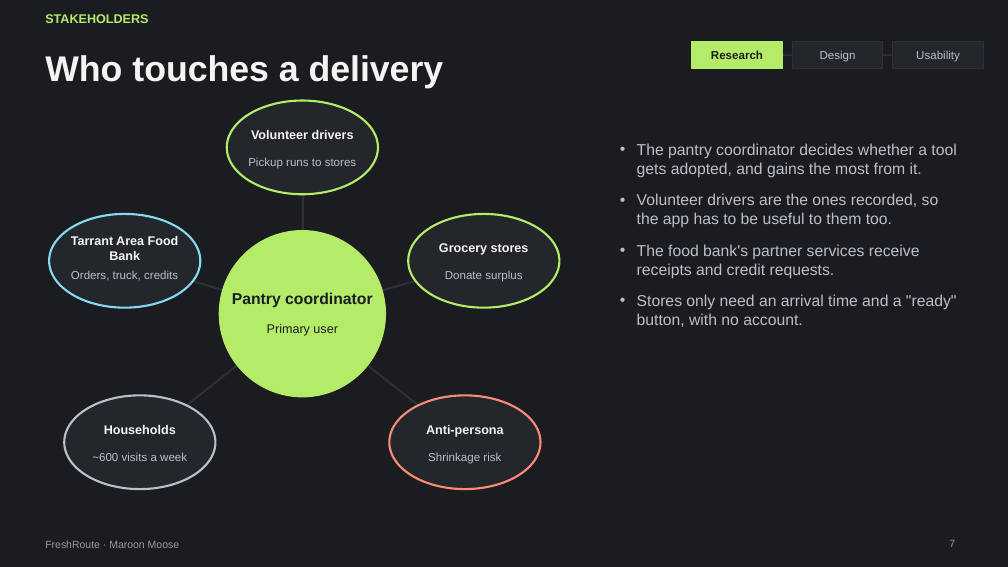
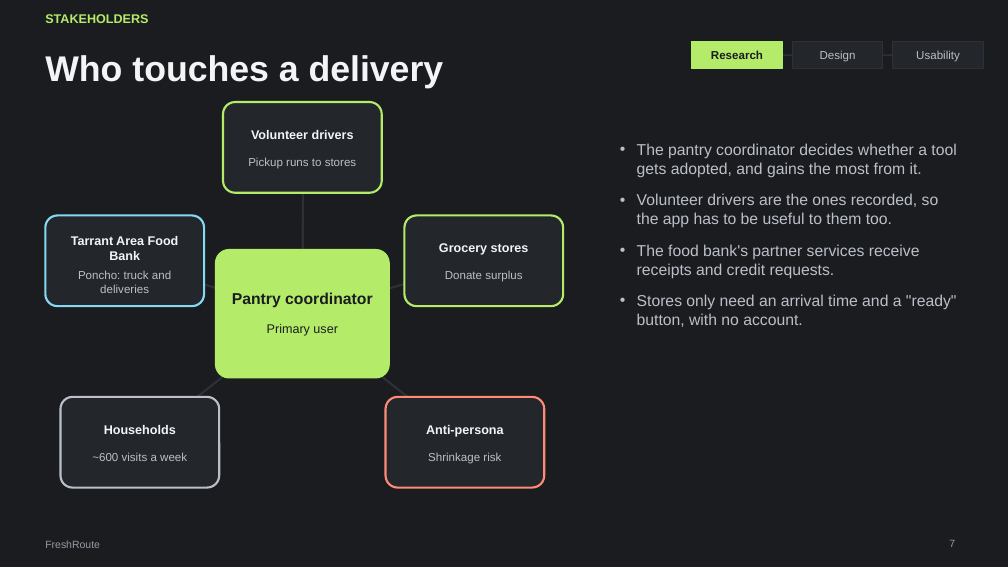
Before and after one commit to ojellyneck44/freshroute, a slide deck: slide 7 of docs/deck/FreshRoute-Final-Presentation.pptx. Drawn at 1008x567 pixels with LibreOffice and Linux fonts; fonts in the diff are those of the drawing. Boxes give left, top, right and bottom in pixels: in the first picture for what was removed or moved away, otherwise in the second. Text is boxed around its words. In the diff, an @@ line names an element or a change of style, - is before the commit and + after.

```diff
--- a/docs/deck/FreshRoute-Final-Presentation.pptx
+++ b/docs/deck/FreshRoute-Final-Presentation.pptx
@@ rounded rectangle: place and size @@
-rounded rectangle at <box>227,101,378,194</box>
+rounded rectangle at <box>223,102,382,193</box>
@@ rounded rectangle: place and size @@
-rounded rectangle at <box>49,214,200,308</box>
+rounded rectangle at <box>45,216,204,306</box>
@@ ellipse to rounded rectangle in 6 elements at <box>60,397,219,488</box>, <box>223,102,382,193</box>, <box>45,216,204,306</box>, <box>405,216,563,306</box>, <box>386,397,544,488</box>, <box>216,250,389,378</box> @@
@@ rounded rectangle: place and size @@
-rounded rectangle at <box>219,231,386,397</box>
+rounded rectangle at <box>216,250,389,378</box>
@@ text at <box>78,270,171,293</box>: text changed @@
-Orders, truck, credits
+Poncho: truck and deliveries
@@ rounded rectangle: place and size @@
-rounded rectangle at <box>64,395,216,489</box>
+rounded rectangle at <box>60,397,219,488</box>
@@ text at <box>45,540,100,548</box>: text changed @@
-FreshRoute · Maroon Moose
+FreshRoute
```
Also in this commit, not shown: 29 other slides changed, 2 other files.
